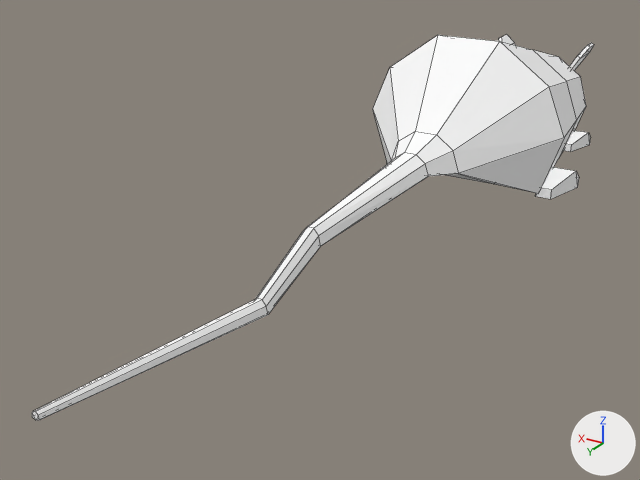
The Blender file base/models/animals/rat/rat.blend, before and after one commit.
Both versions are drawn from a 50 mm camera at (-8.5, 23.8, 8.3) aimed at (1.7, 6.9, -0.2). The lights are fixed; the arrows at lower right show +X, +Y and +Z. Mesh edges are drawn as thin lines.

Names of what the first picture shows: 'cylinder1_default_def'.
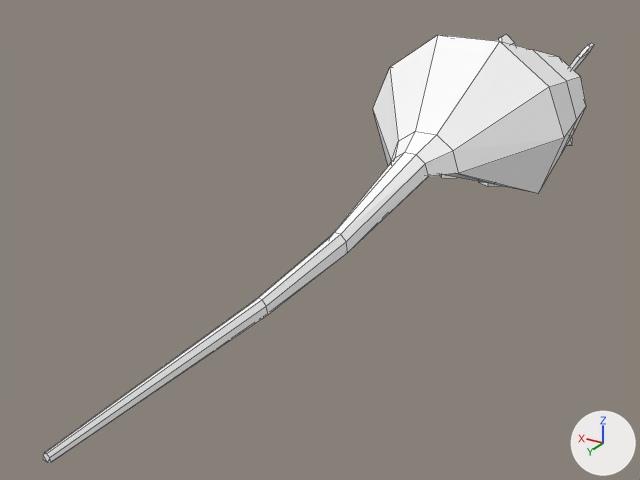
What differs and where, as boxes (x1, y1, x2, y2) in the pictures (640 x 480 px; the box of a moved part takes in the faces that stretch with it):
'cylinder1_default_def', reshaped (11% taller): before (32, 35, 594, 420); after (43, 35, 594, 463)
part 1 of me_cylinder1_default_def, moved or reshaped: before (535, 167, 579, 199); after (480, 182, 500, 186)
part 2 of me_cylinder1_default_def, moved or reshaped: before (564, 130, 590, 151); after (567, 136, 573, 145)
part 3 of me_cylinder1_default_def, moved or reshaped: before (256, 153, 428, 314); after (257, 153, 428, 315)
part 4 of me_cylinder1_default_def, moved or reshaped: before (32, 299, 268, 420); after (43, 299, 268, 463)

The change in detail:
me_cylinder1_default_def has 167 vertices, 162 faces and spans x -2.7..2.7, y -7.6..16.4, z -0.1..4.1.
me_cylinder1_default_def is used by ob_cylinder1_default_def; location (0.0, 0.0, 0.0).
me_cylinder1_default_def part 1: the loose piece of 10 vertices spanning x -2.7..-1.8, y 0.2..1.9, z -0.1..0.4 is turned -30.6 degrees about the z axis through its middle, then moved by (1.3, -0.1, 0.0).
me_cylinder1_default_def part 2: the loose piece of 10 vertices spanning x -1.9..-1.1, y -3.8..-2.4, z -0.1..0.4 is turned -25.4 degrees about the z axis through its middle, then moved by (0.7, 0.1, 0.0).
me_cylinder1_default_def part 3: all 11 vertices in x 0.4..0.9, y 9.0, z 0.6..1.1 are moved by (-0.7, 0.0, 0.0).
me_cylinder1_default_def part 4: all 9 vertices in x 0.9..1.1, y 16.4, z 0.5..0.6 are moved by (-0.9, 0.6, 0.0).
